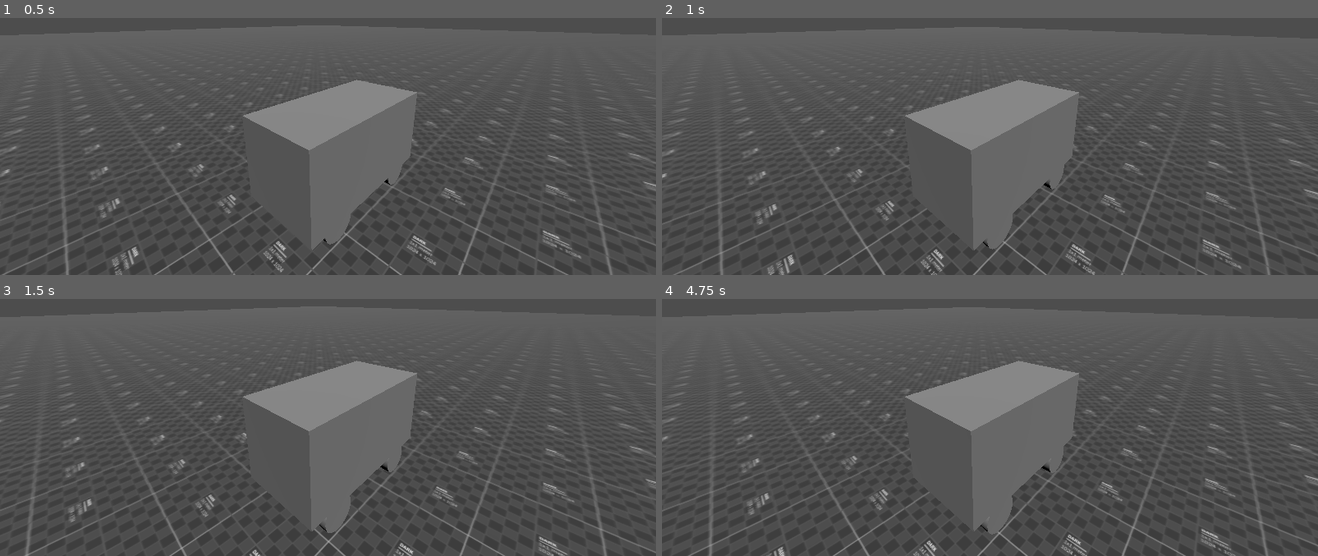
Above: before the commit, frames 1-4 (two rows, left to right).
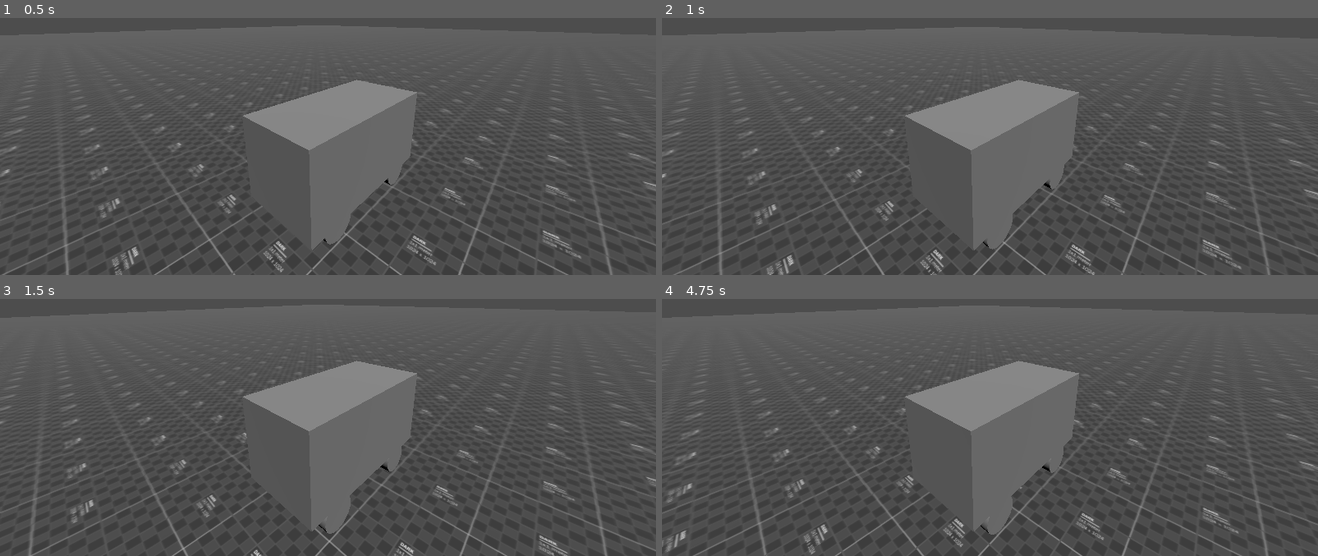
Above: after the commit, the same moments.

Repository: dairycultist/bus-game
Game: Godot game, scene res://scene.tscn
The game is run twice, just before and just after one commit, with the same random seed, the same clock (stepped at 60 frames per second) and the same inputs.
Inputs:
- Up to frame 1 (0.5 s): no input
- Up to frame 2 (1 s): hold Up (ui_up) from 0.53 s (still down)
- Up to frame 3 (1.5 s): release Up (ui_up) at 1.28 s; hold Down (ui_down) from 1.28 s (still down)
- Up to frame 4 (4.75 s): release Down (ui_down) at 2.03 s; hold Up (ui_up) 2.03-3.53 s; hold Down (ui_down) from 3.53 s (still down)

Frame 1 is identical in both runs. In frame 2, 0.3% of the frame differs, in the area x 8-89%, y 68-100%; in frame 3, 2.2%; in frame 4, 4.4%, in the area x 0-100%, y 21-100%.

Commit message:
Refactor

Diff:
--- a/wheel.gd
+++ b/wheel.gd
@@ -1,8 +1,9 @@
 extends Node3D
 
-# the wheel node indicates the positiona at zero compression (aka the lowest point).
+# the wheel node indicates the positions at zero compression (aka the lowest point)
+# it should be the child of a rigidbody representing the car's chassis
 
-# values that work good enough for a 100kg car with 0 linear damp and 5 angular damp
+# default values work good enough for a 100kg car with 0 linear damp and 5 angular damp
 @export var max_compression_distance: float = 1.0
 @export var stiffness: float = 1500.0
 @export var dampening: float = 150.0
@@ -11,9 +12,9 @@
 
 func _process(delta: float) -> void:
 
-	var chassis := get_parent_node_3d()
-	var chassis_up := global_transform.basis.y
-	var chassis_forward := -global_transform.basis.z # -z direction is forward
+	var chassis                := get_parent_node_3d()
+	var chassis_up             :=  global_transform.basis.y
+	var chassis_forward        := -global_transform.basis.z # -z direction is forward
 	var chassis_force_position := global_position + chassis_up * max_compression_distance - chassis.global_position
 
 	# raycast from the point of max_compression_distance down
@@ -27,26 +28,27 @@
 	# if the ray hits something before the point of zero compression, it means
 	# the suspension is compressed and we should apply a suspension force to
 	# the chassis
-	var compression_distance := 0.
-	var compression_amount   := 0.
+	var compression_distance := 0.0
 
 	if (ray_result):
 
-		compression_distance = max_compression_distance - (max_compression_position - ray_result.position).length()
-		compression_amount = compression_distance / max_compression_distance
+		compression_distance   = max_compression_distance - (max_compression_position - ray_result.position).length()
+		var compression_amount = compression_distance / max_compression_distance
 
-		# apply spring force
+		# apply spring force based on compression_amount
 		chassis.apply_force(compression_amount * chassis_up * stiffness, chassis_force_position)
 
-		# apply dampening force opposite to current up-down speed
-		var updown_speed = chassis.linear_velocity.dot(chassis_up)
-		chassis.apply_force(updown_speed * -chassis_up * dampening, chassis_force_position)
+		# apply dampening force opposite to vertical velocity
+		chassis.apply_force(chassis.linear_velocity.dot(chassis_up) * -chassis_up * dampening, chassis_force_position)
+
+		# input/powering (only when compressed/grounded)
+		if (powered):
+
+			if (Input.is_action_pressed("ui_up")):
+				chassis.apply_force(chassis_forward * drive_force, chassis_force_position)
+
+			if (Input.is_action_pressed("ui_down")):
+				chassis.apply_force(-chassis_forward * drive_force, chassis_force_position)
 
 	# visibly push our mesh up during compression
 	$Mesh.position.y = compression_distance + 0.2
-
-	# input/powering
-	if (powered and compression_amount > 0.02):
-
-		if (Input.is_action_pressed("ui_up")):
-			chassis.apply_force(chassis_forward * drive_force, chassis_force_position)
